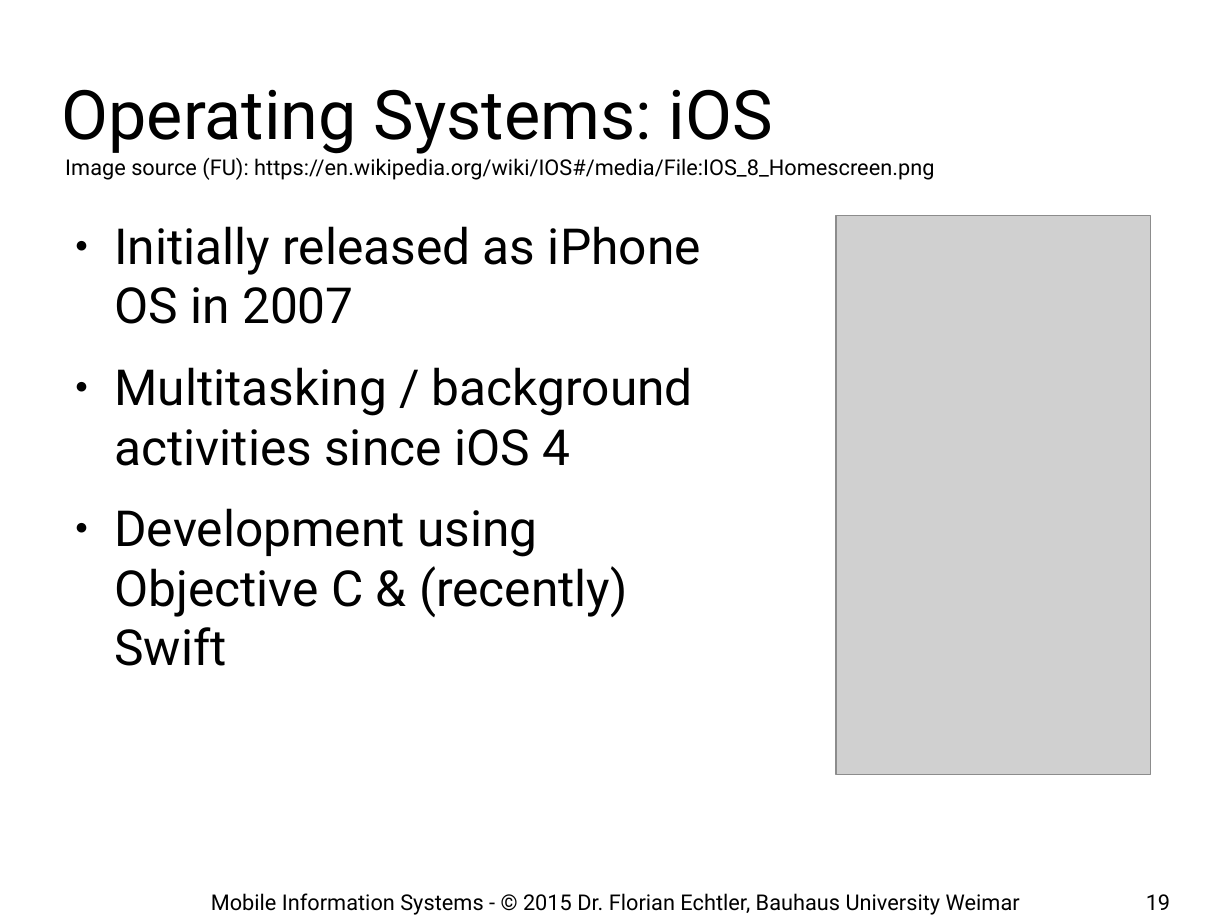
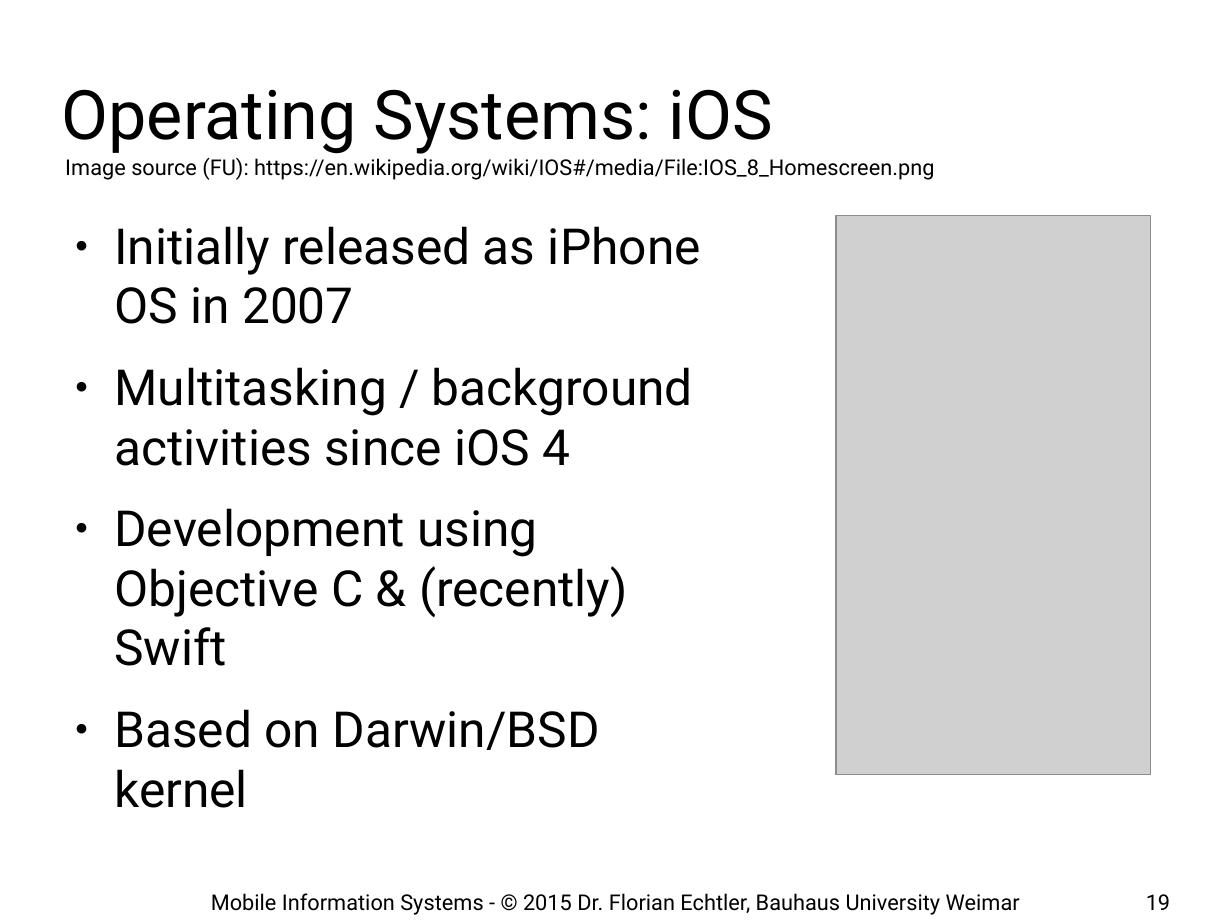
Before and after one commit to floe/mobile-information-systems, a slide deck: slide 19 of 01-introduction-basics.odp. Drawn at 1232x924 pixels with LibreOffice and Linux fonts; fonts in the diff are those of the drawing; grey boxes stand for pictures; background and template pictures are left out. Boxes give left, top, right and bottom in pixels: in the first picture for what was removed or moved away, otherwise in the second. Text is boxed around its words. In the diff, an @@ line names an element or a change of style, - is before the commit and + after.

```diff
--- a/01-introduction-basics.odp
+++ b/01-introduction-basics.odp
@@ text at [114,709,600,808]: paragraph added @@
+● Based on Darwin/BSD kernel
```
Also in this commit, not shown: 7 other slides changed.
